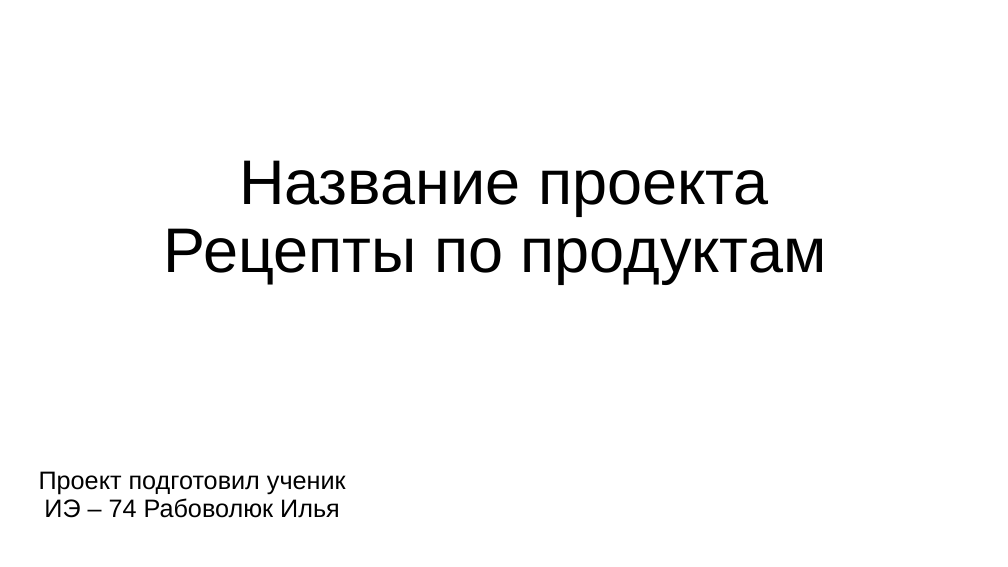
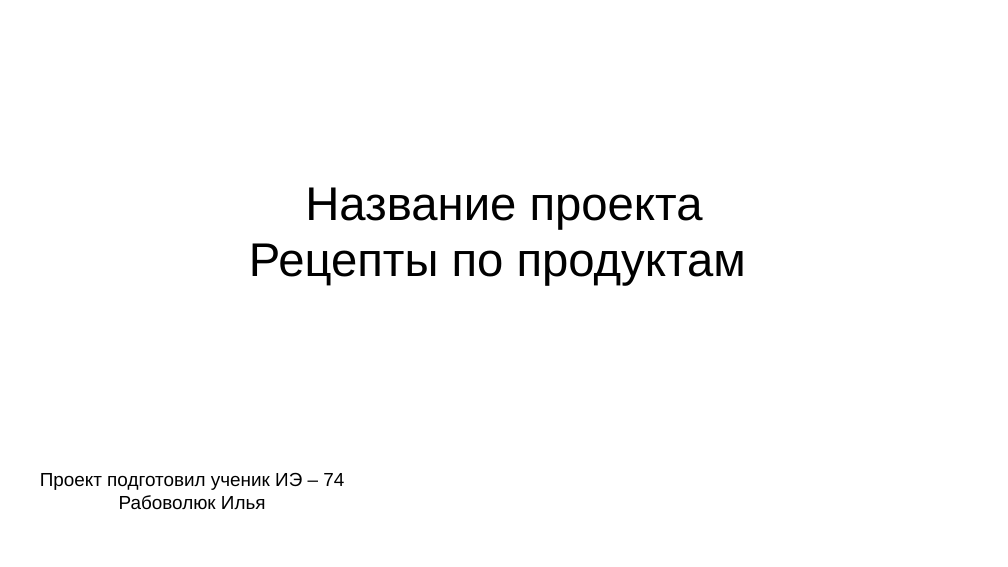
Before and after one commit to EstonaSSR/progect, a slide deck: slide 1 of Презентация к проекту.pptx. Drawn at 1008x567 pixels with LibreOffice and Linux fonts; fonts in the diff are those of the drawing. Boxes give left, top, right and bottom in pixels: in the first picture for what was removed or moved away, otherwise in the second. Text is boxed around its words. In the diff, an @@ line names an element or a change of style, - is before the commit and + after.

```diff
--- a/Презентация к проекту.pptx
+++ b/Презентация к проекту.pptx
@@ title "Название проекта Рецепты по продуктам" at [249,187,746,286]: size 60 to 45 pt; line spacing 0.9 to 1 @@
@@ subtitle "Проект подготовил ученик ИЭ – ..." at [40,472,344,510]: size 24 to 18 pt; line spacing 0.9 to 1; less space between paragraphs @@
```
Also in this commit, not shown: 7 other slides changed.
